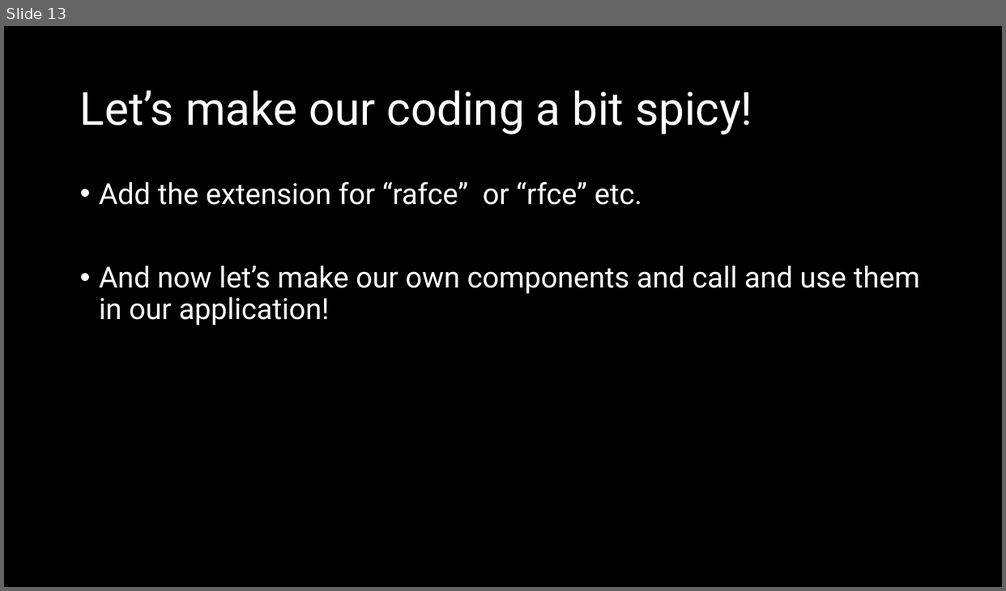
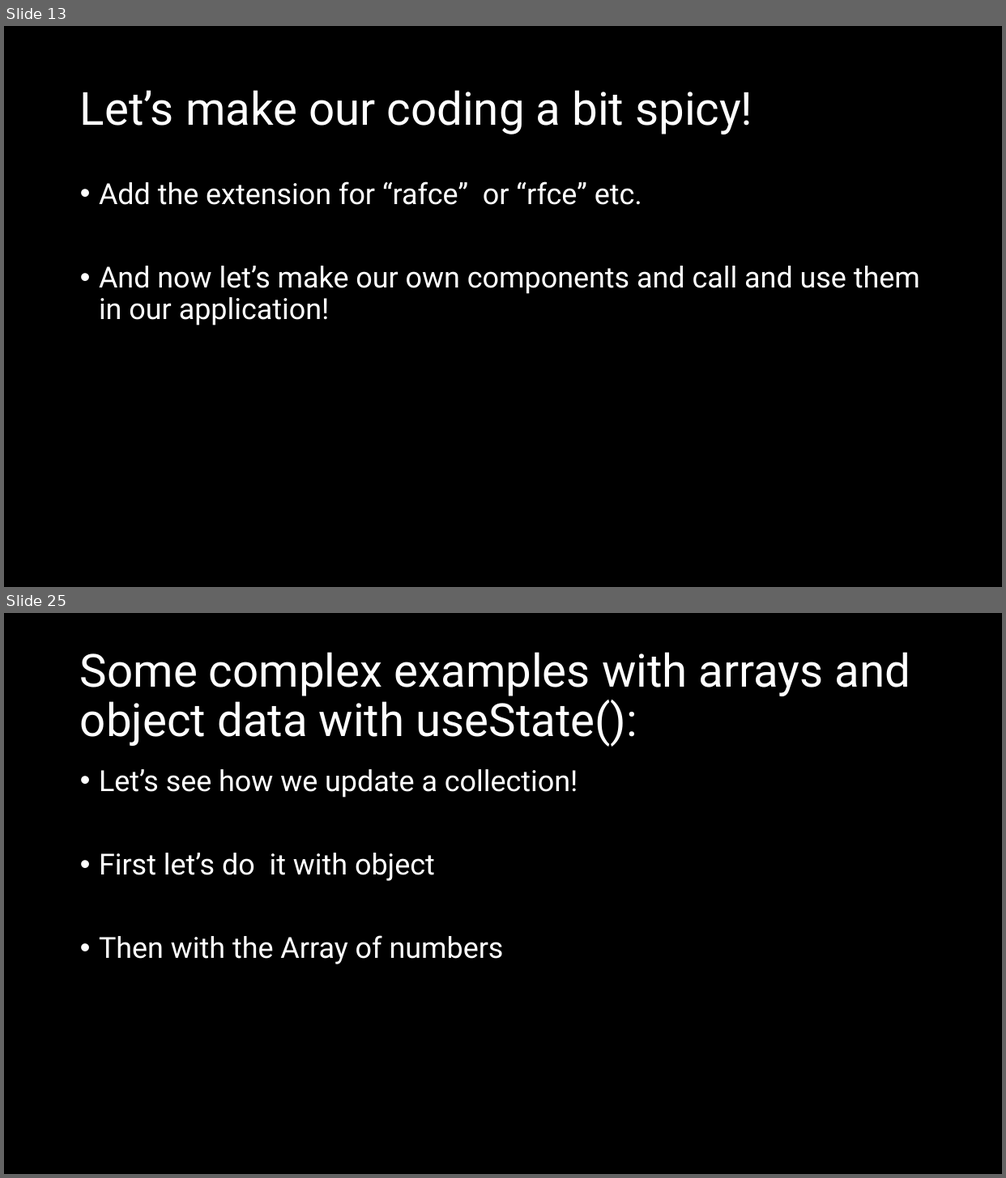
Before and after one commit to natiquekeyin/fall2024, a slide deck: JavaScript/Week10/Week10.pptx. Shown one above the other, each under a label of ours: slide 13 before the commit, slides 13 and 25 after it; the slides between them are not shown. The pictures are 1006x591 and 1006x1178 pixels, drawn with LibreOffice and Linux fonts; fonts in the diff are those of the drawing. Boxes give left, top, right and bottom in pixels: in the first picture for what was removed or moved away, otherwise in the second. Text is boxed around its words. In the diff, an @@ line names an element or a change of style, - is before the commit and + after.

```diff
--- a/JavaScript/Week10/Week10.pptx
+++ b/JavaScript/Week10/Week10.pptx
@@ slide 25 added at bbox=[4, 613, 1002, 1174], background #000000 @@
@@ title added at bbox=[80, 652, 911, 747], 44 pt, text #FFFFFF @@
+Some complex examples with arrays and object data with useState():
@@ text added at bbox=[99, 769, 578, 965], 28 pt, text #FFFFFF @@
+• Let’s see how we update a collection!
+• First let’s do it with object
+• Then with the Array of numbers
```
Also in this commit, not shown: 1 slide changed, 11 other slides added.
